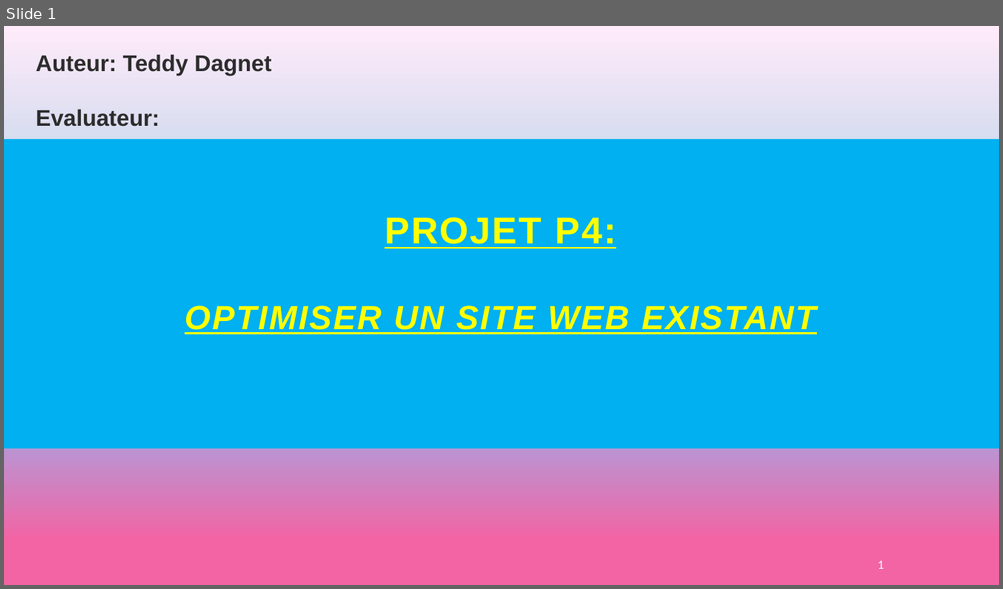
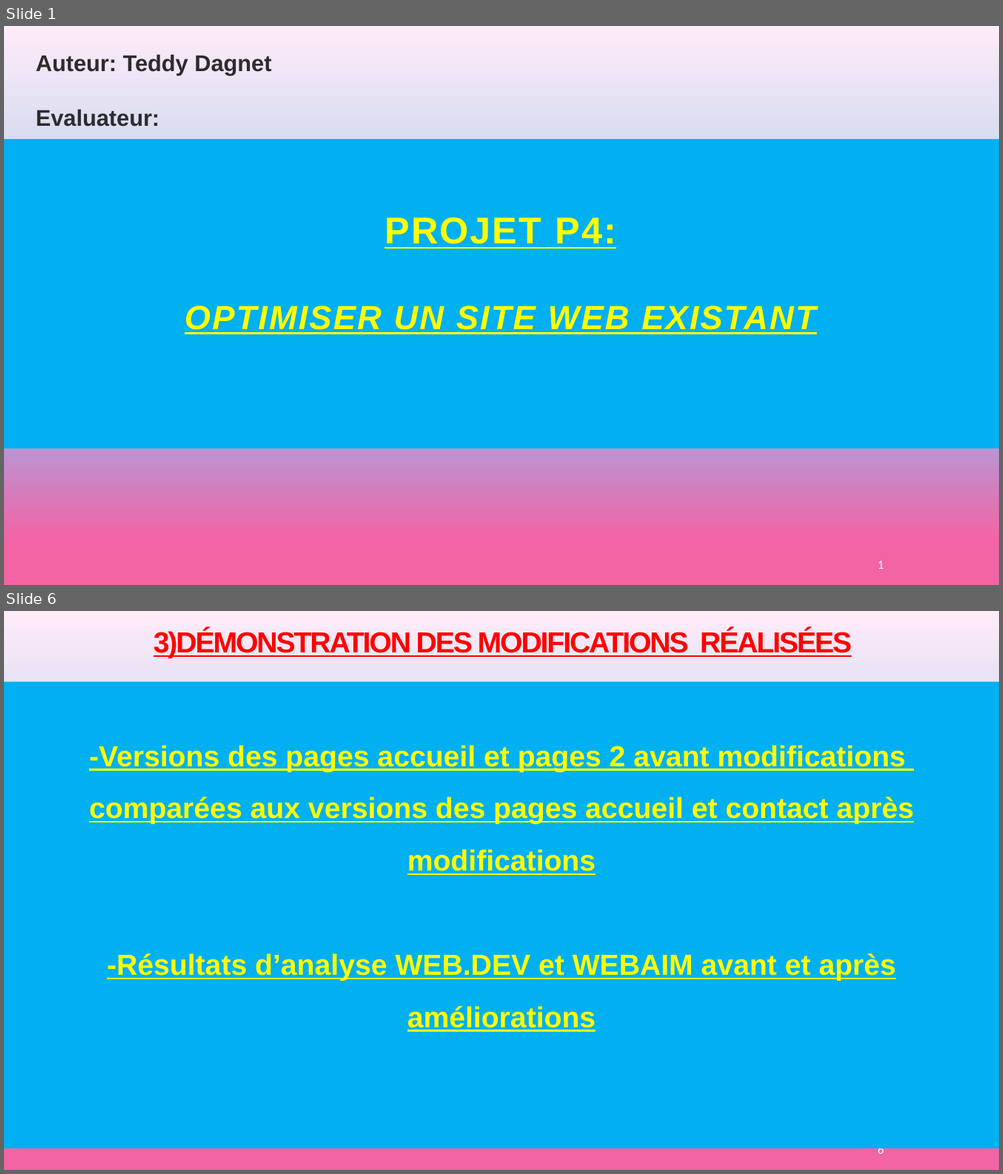
Before and after one commit to teddydagnet/projet-4, a slide deck: documents/audit/Présentation P4.pptx. Shown one above the other, each under a label of ours: slide 1 before the commit, slides 1 and 6 after it; the slides between them are not shown. The pictures are 1003x589 and 1003x1174 pixels, drawn with LibreOffice and Linux fonts; fonts in the diff are those of the drawing. Boxes give left, top, right and bottom in pixels: in the first picture for what was removed or moved away, otherwise in the second. Text is boxed around its words. In the diff, an @@ line names an element or a change of style, - is before the commit and + after.

```diff
--- a/documents/audit/Présentation P4.pptx
+++ b/documents/audit/Présentation P4.pptx
@@ slide 6 added at (4,611,999,1170), background gradient #F264A4 to #85C2FF to #C4D6EB to #FFEBFA @@
@@ title added at (153,629,851,658), 28 pt, text #FF0000, bold, underline @@
+3)DÉMONSTRATION DES MODIFICATIONS RÉALISÉES
@@ rectangle added at (4,682,999,1149), fill #00B0F0, 28 pt, text #FFFF00, bold, underline @@
+-Versions des pages accueil et pages 2 avant modifications
+comparées aux versions des pages accueil et contact après modifications
+-Résultats d’analyse WEB.DEV et WEBAIM avant et après améliorations
@@ page number added at (877,1145,883,1158), 12 pt, text #FFFFFF @@
+6
```
Also in this commit, not shown: 6 slides changed, 6 other slides added, 10 slides removed, 10 other files.
